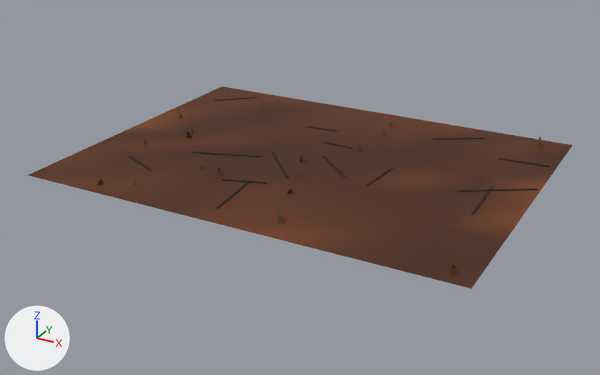
The glTF model assets/models/fm_turf_bare.glb, before and after one commit.
Rendered twice from a 50 mm camera at (1.9, -3.59, 1.64) aimed at (-0.02, -0.09, -0.11). The axes (+X, +Y, +Z) are drawn at lower left. The lights are the same throughout. The older version comes first. Vertices at exactly the same position are counted once.

Names of what the first picture shows: 'fm_turf_bare'.
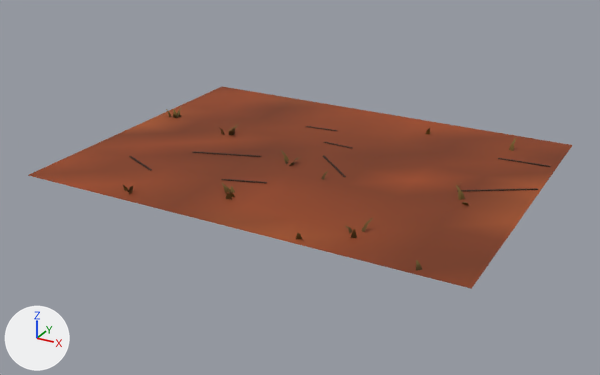
Location of each change, (x1, y1, x2, y2) in pixels of the pictures (600 x 375 px; the box of a moved part takes in the faces that stretch with it):
part 1 of me_fm_turf_bare, moved or reshaped
    before: (278, 210, 285, 224)
    after: (230, 186, 235, 193)
part 2 of me_fm_turf_bare, moved or reshaped (not visible afterwards)
    before: (450, 264, 458, 275)
part 3 of me_fm_turf_bare, moved or reshaped
    before: (357, 142, 363, 152)
    after: (222, 183, 229, 193)
part 4 of me_fm_turf_bare, moved or reshaped
    before: (380, 125, 386, 137)
    after: (361, 218, 373, 232)
part 5 of me_fm_turf_bare, moved or reshaped
    before: (537, 136, 543, 148)
    after: (351, 229, 357, 238)
part 6 of me_fm_turf_bare, added
    after: (456, 185, 461, 200)
part 7 of me_fm_turf_bare, added
    after: (416, 260, 422, 271)
part 8 of me_fm_turf_bare, deleted
    before: (271, 152, 289, 179)
part 9 of me_fm_turf_bare, deleted
    before: (365, 168, 393, 186)
part 10 of me_fm_turf_bare, deleted
    before: (433, 137, 483, 139)
part 11 of me_fm_turf_bare, deleted
    before: (213, 97, 257, 101)
part 12 of me_fm_turf_bare, deleted
    before: (471, 186, 494, 215)
part 13 of me_fm_turf_bare, moved or reshaped
    before: (179, 103, 299, 208)
    after: (173, 108, 299, 200)
part 14 of me_fm_turf_bare, recoloured
    both: (28, 86, 572, 289)

Edits to the bpy script that builds the scene:
```text
Change me_fm_turf_bare:
    used by ob_fm_turf_bare; location = (0.0, 0.0, 0.0)
    remove me_fm_turf_bare.from_pydata(...)  # 301 vertices, 340 faces; spans x -1.15..1.15, y -0.88..0.88, z 0.02..0.08
    add me_fm_turf_bare.from_pydata(...)  # 361 vertices, 352 faces; spans x -1.15..1.15, y -0.88..0.88, z 0.02..0.08
    me_fm_turf_bare part 1: the loose piece of 6 vertices spanning x 0.21..0.25, y -0.75..-0.71, z 0.02..0.07 is scaled about its middle by (0.662, 0.756, 0.485), then moved by (-0.37, 0.17, -0.01)
    me_fm_turf_bare part 2: the loose piece of 6 vertices spanning x 1.04..1.07, y -0.82..-0.8, z 0.02..0.07 is scaled about its middle by (0.848, 1.38, 0.471), then moved by (-1.18, 0.18, -0.01)
    me_fm_turf_bare part 3: the loose piece of 6 vertices spanning x 0.14..0.18, y 0.21..0.25, z 0.02..0.07 is moved by (-0.33, -0.8, 0.0)
    me_fm_turf_bare part 4: the loose piece of 6 vertices spanning x 0.17..0.2, y 0.49..0.53, z 0.02..0.07 is multiplied about its middle by the matrix ((0.669, 0.804, 0.093), (-0.806, 0.649, 0.179), (0.08, -0.185, 1.03)), then moved by (0.41, -1.13, 0.0)
    me_fm_turf_bare part 5: the loose piece of 6 vertices spanning x 0.99..1.02, y 0.74..0.77, z 0.02..0.08 is scaled about its middle by (-0.825, -0.868, 0.972), then moved by (-0.42, -1.47, 0.0)
    me_fm_turf_bare part 6: the loose piece of 6 vertices spanning x -0.05..-0.01, y -0.06..-0.03, z 0.02..0.06 is copied, and the copy is turned 143.5 degrees about the z axis through its middle and scaled by 1.21, then moved by (0.86, -0.05, 0.01); it spans x 0.81..0.86, y -0.12..-0.08, z 0.02..0.08
    me_fm_turf_bare part 7: the loose piece of 6 vertices spanning x 0.21..0.25, y -0.75..-0.71, z 0.02..0.07 is copied, and the copy is moved by (0.69, -0.11, -0.01); it spans x 0.91..0.93, y -0.85..-0.82, z 0.02..0.05
    me_fm_turf_bare part 8: the loose piece of 8 vertices spanning x -0.24..0.02, y -0.29..-0.01, z 0.02 is deleted
    me_fm_turf_bare part 9: the loose piece of 8 vertices spanning x 0.39..0.42, y -0.18..0.09, z 0.02 is deleted
    me_fm_turf_bare part 10: the loose piece of 8 vertices spanning x 0.44..0.69, y 0.59..0.75, z 0.02 is deleted
    me_fm_turf_bare part 11: the loose piece of 8 vertices spanning x -1.03..-0.81, y 0.58..0.78, z 0.02 is deleted
    me_fm_turf_bare part 12: the loose piece of 8 vertices spanning x 0.93..0.95, y -0.24..0.11, z 0.02 is deleted
    me_fm_turf_bare part 13: 51 vertices moved from x -1.01..0.13, y -0.74..0.54, z 0.02..0.08 to x -1.05..-0.03, y -0.64..0.24, z 0.02..0.08; 5 vertices removed from x -0.14..-0.1, y -0.74..-0.4, z 0.02; 3 vertices added at x -0.1..-0.09, y -0.66..-0.63, z 0.02..0.07
    me_fm_turf_bare part 14: 159 kept faces spanning x -1.15..1.15, y -0.88..0.88, z 0.02..0.08 get new vertex colours; the middle colour goes from brown #542a10 to brown #843e19
    other edits to the shape of me_fm_turf_bare do not show in these pictures
```
